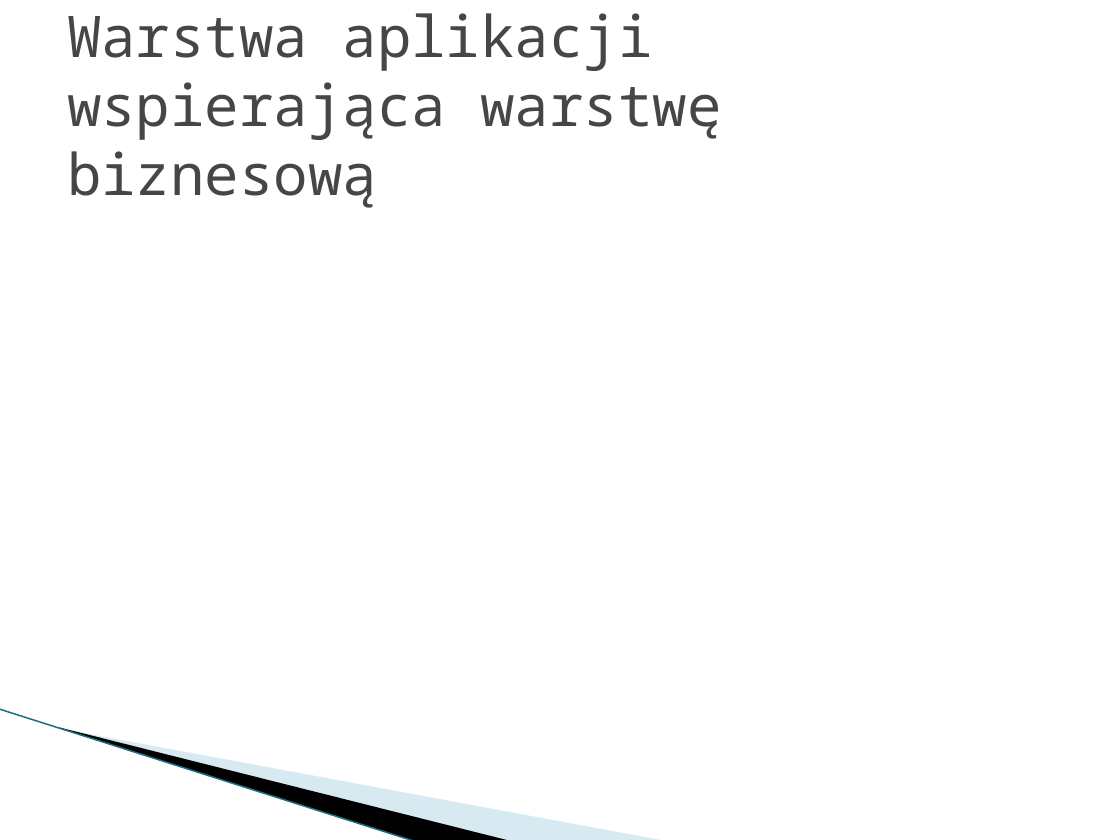
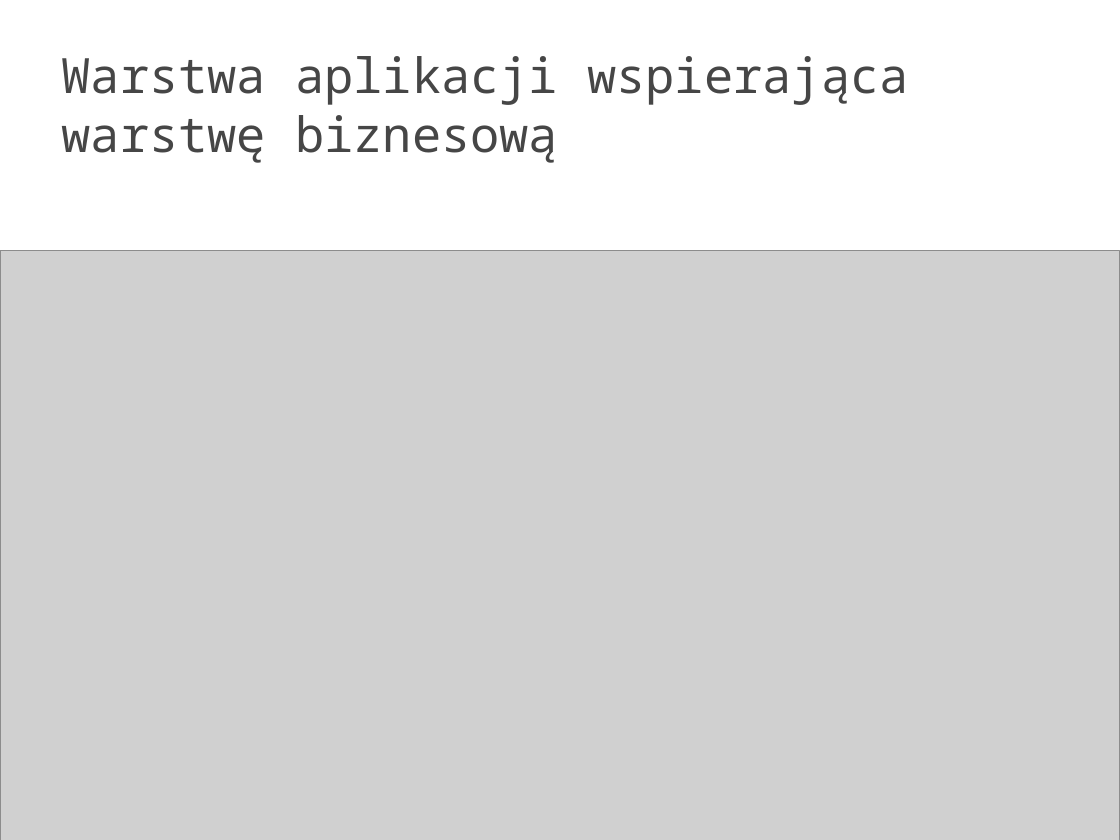
Before and after one commit to rprusak/drzewpol, a slide deck: slide 7 of DRZEWAmbiak.pptx. Drawn at 1120x840 pixels with LibreOffice and Linux fonts; fonts in the diff are those of the drawing; grey boxes stand for pictures; background and template pictures are left out. Boxes give left, top, right and bottom in pixels: in the first picture for what was removed or moved away, otherwise in the second. Text is boxed around its words. In the diff, an @@ line names an element or a change of style, - is before the commit and + after.

Commit message:
Dodano warstwe infrastruktury/fizyczna oraz aplikacji wspomagajaca warstwe biznesowa, zarowno do prezentacji jak i do archimate'a

```diff
--- a/DRZEWAmbiak.pptx
+++ b/DRZEWAmbiak.pptx
@@ title "Warstwa aplikacji wspierająca warstwę biznesową" at (62,56,908,163): size 36.9 to 31.3 pt @@
@@ picture added at (0,251,1120,840) @@
@@ line (0, 709) - (416, 840): stroke #97C5D8 0.95 pt to #5699AD 0.95 pt @@
@@ freeform shape removed at (59,727,512,840) @@
@@ freeform shape removed at (62,728,666,840) @@
```
Also in this commit, not shown: 7 other slides changed, 1 slide added, 1 slide removed, 5 other files.
